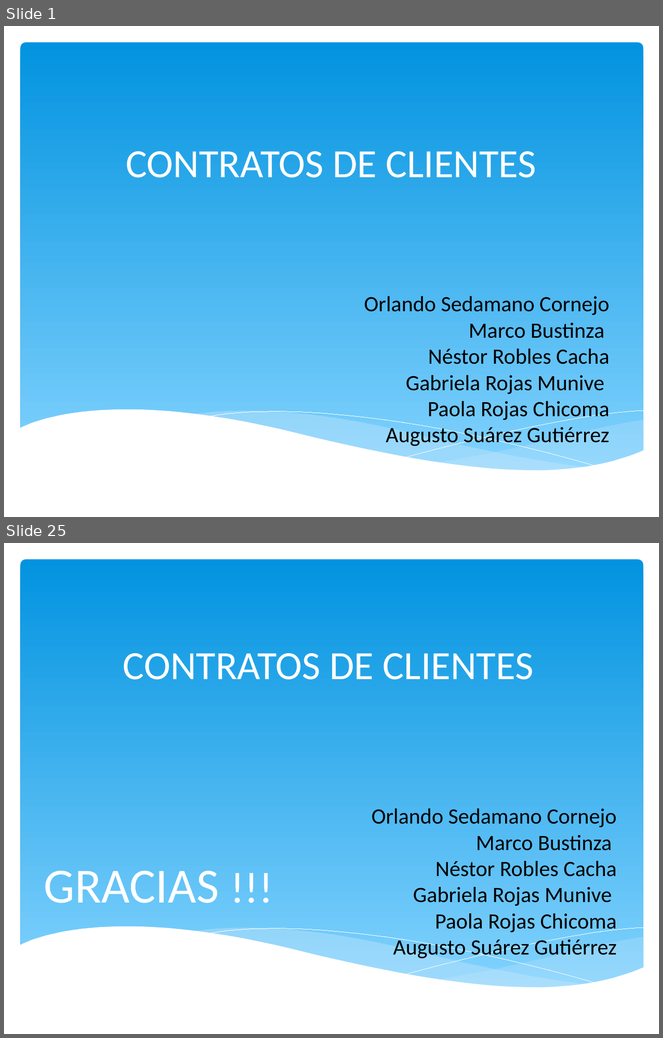
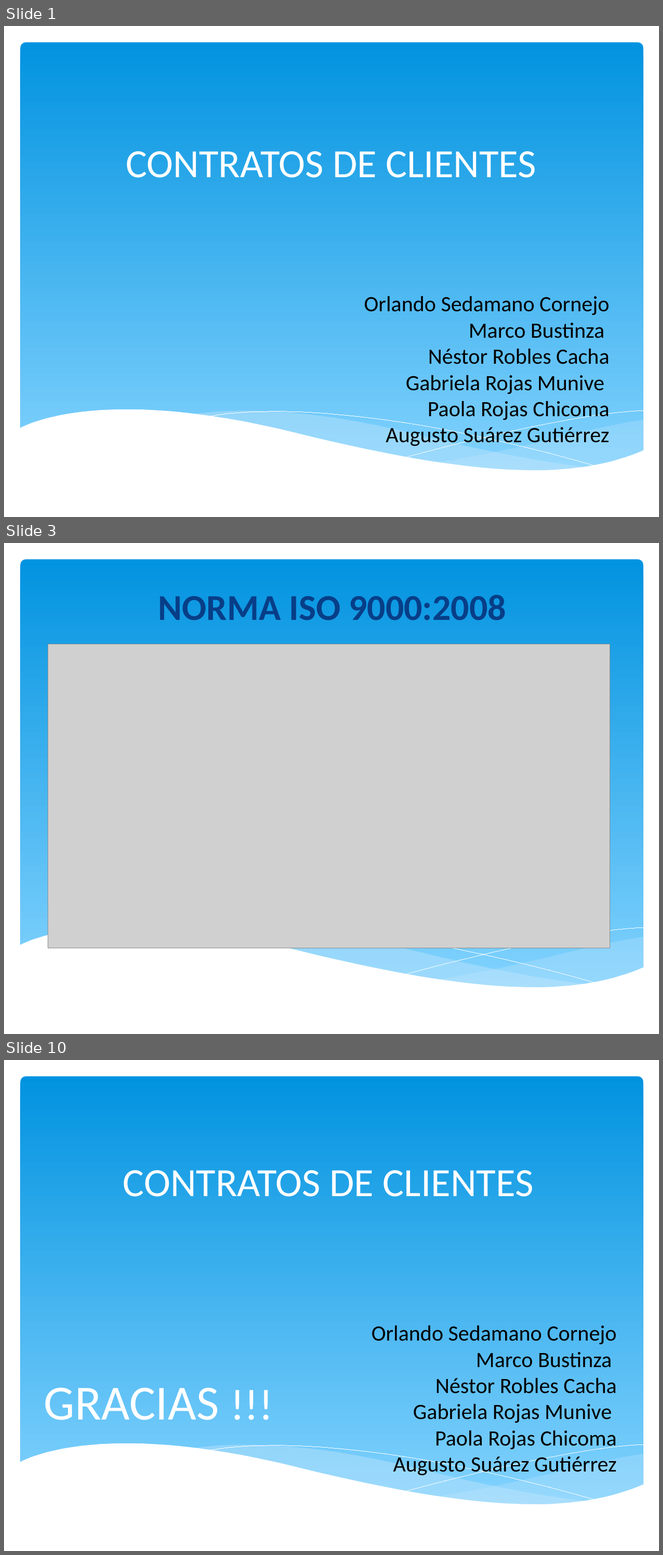
Before and after one commit to orlysemperfi/tp3-contratos-clientes, a slide deck: ITERACION 5/SUSBITERACION 4/PPT TP3 PRES04.pptx. Shown one above the other, each under a label of ours: slides 1 and 25 before the commit, slides 1, 3 and 10 after it; the slides between them are not shown. The pictures are 663x1038 and 663x1555 pixels, drawn with LibreOffice and Linux fonts; fonts in the diff are those of the drawing; grey boxes stand for pictures. Boxes give left, top, right and bottom in pixels: in the first picture for what was removed or moved away, otherwise in the second. Text is boxed around its words. In the diff, an @@ line names an element or a change of style, - is before the commit and + after.

```diff
--- a/ITERACION 5/SUSBITERACION 4/PPT TP3 PRES04.pptx
+++ b/ITERACION 5/SUSBITERACION 4/PPT TP3 PRES04.pptx
@@ slide 3 added at (4,543,659,1034), background #FFFFFF; not listed: 6 template elements that a slide beside it also shows @@
@@ title added at (158,595,506,620), 40 pt, text #073E87, bold @@
+NORMA ISO 9000:2008
@@ picture added at (48,644,610,949) @@
@@ what was slide 25 is now slide 10 @@
```
Also in this commit, not shown: 1 slide changed, 6 other slides added, 22 slides removed.
